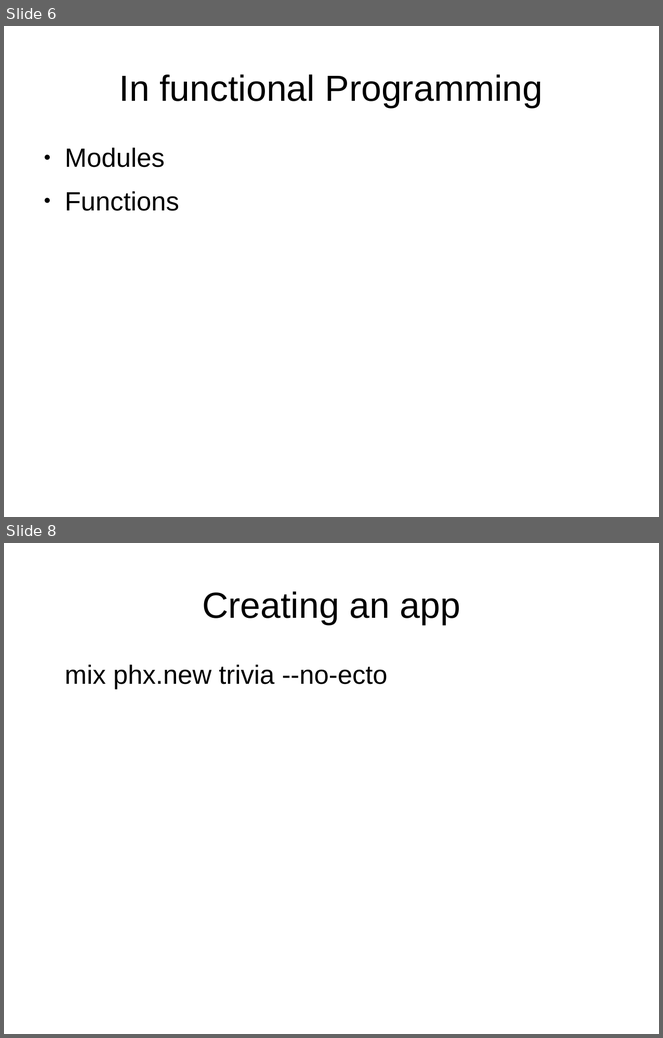
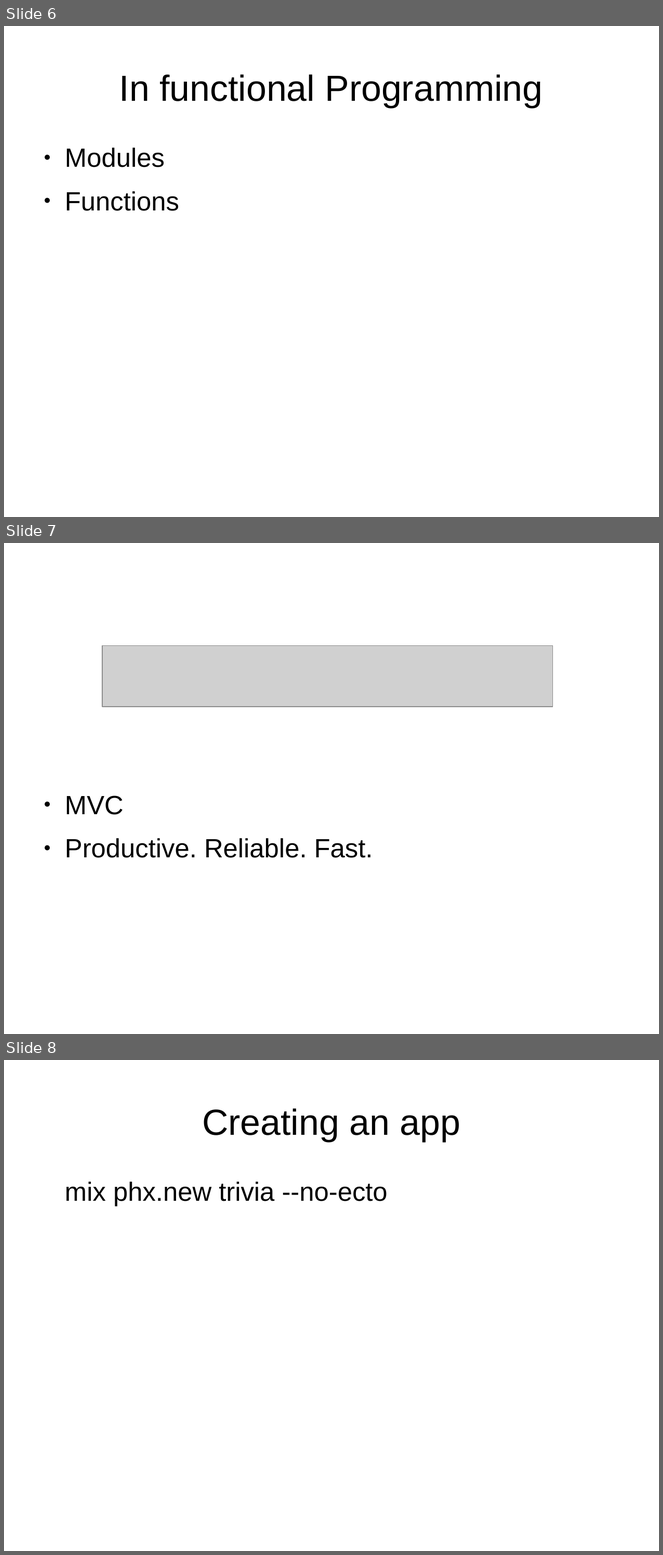
Before and after one commit to ramortegui/talks, a slide deck: odps/elixir-reactive-app.odp. Shown one above the other, each under a label of ours: slides 6 and 8 before the commit, slides 6, 7 and 8 after it; the slides between them are not shown. The pictures are 663x1038 and 663x1555 pixels, drawn with LibreOffice and Linux fonts; fonts in the diff are those of the drawing; grey boxes stand for pictures. Boxes give left, top, right and bottom in pixels: in the first picture for what was removed or moved away, otherwise in the second. Text is boxed around its words. In the diff, an @@ line names an element or a change of style, - is before the commit and + after.

Commit message:
Add content, and tmp images.

```diff
--- a/odps/elixir-reactive-app.odp
+++ b/odps/elixir-reactive-app.odp
@@ slide 7 added at (x1=4, y1=543, x2=659, y2=1034), background #FFFFFF @@
@@ picture added at (x1=102, y1=646, x2=553, y2=707) @@
@@ text added at (x1=65, y1=796, x2=373, y2=858), 32 pt, text #000000 @@
+● MVC
+● Productive. Reliable. Fast.
```
Also in this commit, not shown: 1 slide changed, 3 other slides added, 2 slides removed.
